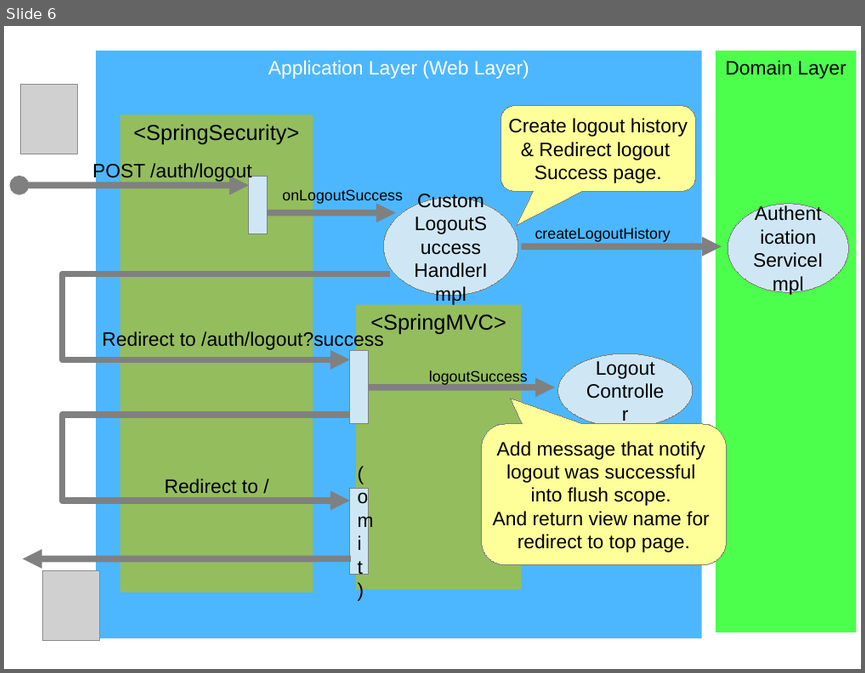
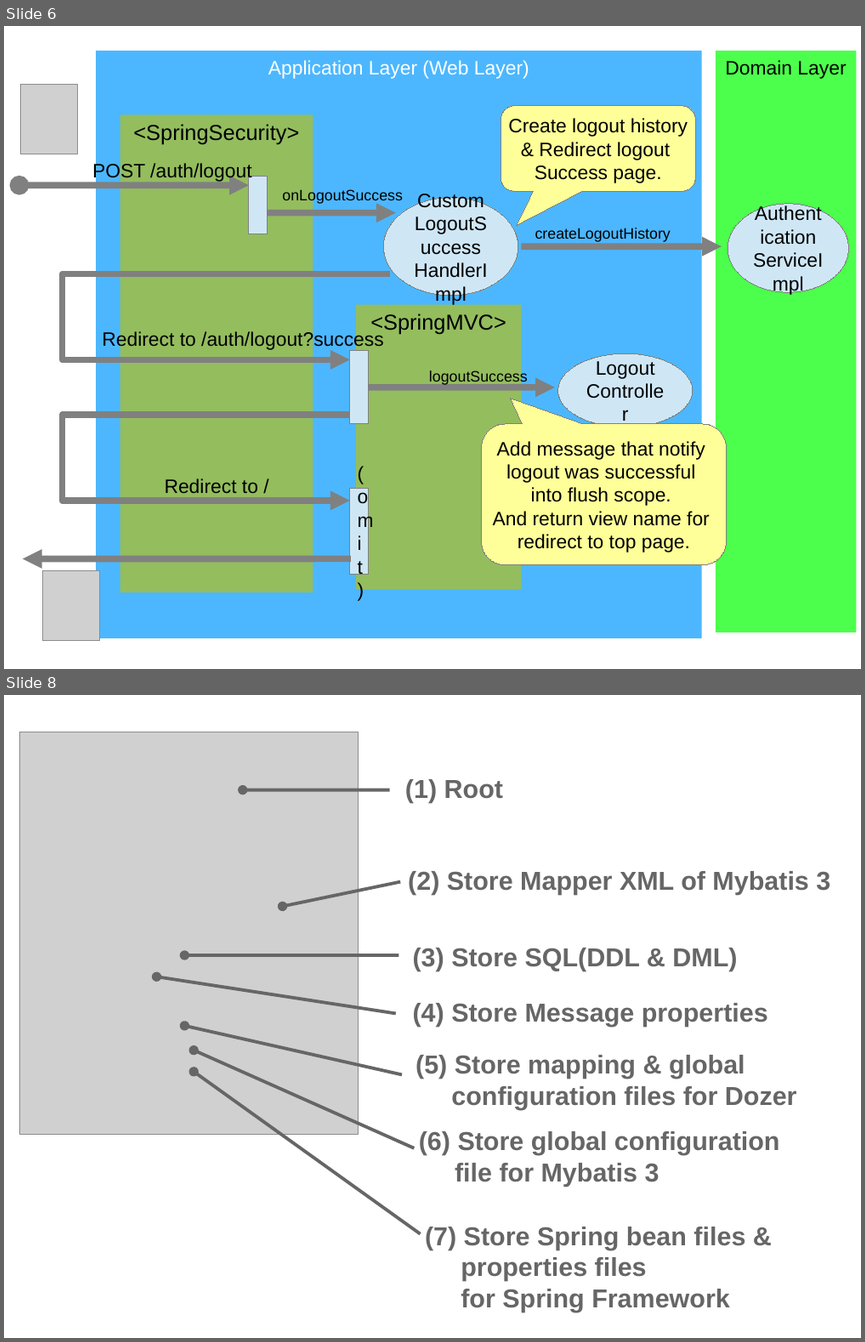
Before and after one commit to kazuki43zoo/demo-application, a slide deck: images/material.odp. Shown one above the other, each under a label of ours: slide 6 before the commit, slides 6 and 8 after it; the slides between them are not shown. The pictures are 865x673 and 865x1342 pixels, drawn with LibreOffice and Linux fonts; fonts in the diff are those of the drawing; grey boxes stand for pictures. Boxes give left, top, right and bottom in pixels: in the first picture for what was removed or moved away, otherwise in the second. Text is boxed around its words. In the diff, an @@ line names an element or a change of style, - is before the commit and + after.

```diff
--- a/images/material.odp
+++ b/images/material.odp
@@ slide 8 added at <box>4,695,861,1338</box>, background #FFFFFF @@
@@ picture added at <box>19,732,358,1134</box> @@
@@ arrow added from (390, 790) to (243, 790), #666666 3 pt @@
@@ text added at <box>405,779,503,803</box>, 24 pt, text #666666, bold @@
+(1) Root
@@ text added at <box>408,871,830,895</box>, 24 pt, text #666666, bold @@
+(2) Store Mapper XML of Mybatis 3
@@ arrow added from (400, 882) to (282, 907), #666666 3 pt @@
@@ text added at <box>413,947,737,971</box>, 24 pt, text #666666, bold @@
+(3) Store SQL(DDL & DML)
@@ arrow added from (399, 955) to (184, 955), #666666 3 pt @@
@@ arrow added from (396, 1013) to (156, 976), #666666 3 pt @@
@@ arrow added from (402, 1074) to (184, 1026), #666666 3 pt @@
@@ text added at <box>413,1003,768,1027</box>, 24 pt, text #666666, bold @@
+(4) Store Message properties
@@ arrow added from (415, 1148) to (194, 1050), #666666 3 pt @@
@@ arrow added from (420, 1234) to (194, 1072), #666666 3 pt @@
@@ text added at <box>415,1055,797,1109</box>, 24 pt, text #666666, bold @@
+(5) Store mapping & global
+configuration files for Dozer
@@ text added at <box>419,1131,780,1186</box>, 24 pt, text #666666, bold @@
+(6) Store global configuration
+file for Mybatis 3
@@ text added at <box>425,1226,745,1312</box>, 24 pt, text #666666, bold @@
+(7) Store Spring bean files &
+properties files
+for Spring Framework
```
Also in this commit, not shown: 2 other slides added, 4 other files.
